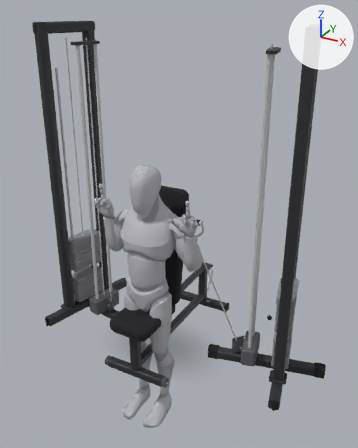
Renders of the glTF model app/src/main/assets/mannequins/cable_shoulder_press.glb from each side of a commit.
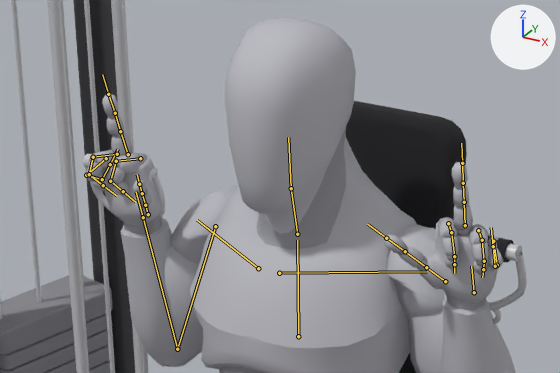
Old and new are each drawn whole from a camera (50 mm lens) standing at (1.53, -2.54, 2.28) and looking at (0.02, 0.21, 0.9) and again close up on the part from 20% to 59% of the width and 36% to 57% of the height. Arrows for +X, +Y and +Z are at upper right; the lights stay in place. The first two pictures are the older version. Both versions are drawn at frame 24 of the action 'lowering'; the numbers are the values there. The bones that change, and the others that lie on the model, are drawn over the model as lines in the close-ups.

Names of what the first close-up shows: 'bench_4', 'body', 'body_1', 'cable_column_r_11', 'cable_column_r_12', 'cable_column_r_2', 'cable_column_r_27', 'cable_column_r_28', 'cable_column_r_29', 'cable_column_r_42', 'cable_column_r_43', 'cable_handle_l_2' and 9 more.
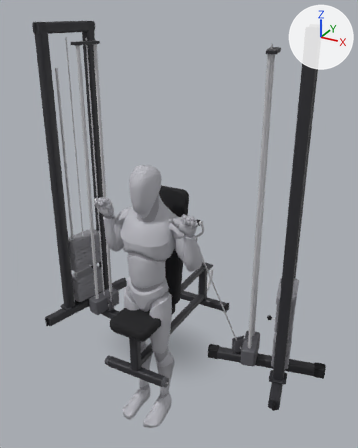
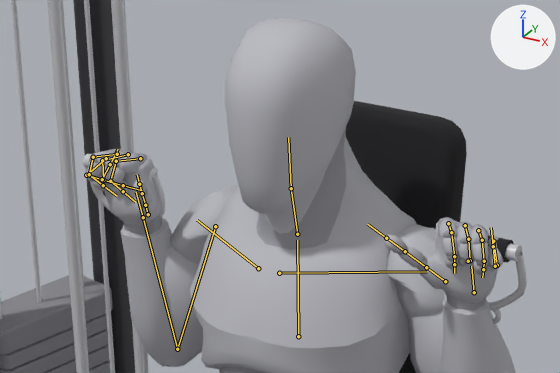
Boxes [x1, y1, x2, y2] around the edits, measured in the close-ups (560 x 373 px):
'body', posed: [86, 18, 516, 373] in both
'body_1', posed: before [85, 112, 502, 373]; after [85, 127, 502, 373]
bone 'middle_01_l', root to tip: before (465, 225) to (464, 202); after (465, 225) to (468, 239)
bone 'middle_02_l', root to tip: before (464, 202) to (463, 183); after (468, 239) to (470, 260)
bone 'middle_03_l', root to tip: before (463, 183) to (462, 163); after (470, 260) to (468, 261)
bone 'middle_01_r', root to tip: before (128, 154) to (120, 131); after (128, 154) to (102, 160)
bone 'middle_02_r', root to tip: before (120, 131) to (115, 113); after (102, 160) to (103, 180)
bone 'middle_03_r', root to tip: before (115, 113) to (108, 94); after (103, 180) to (123, 185)

The edits, one by one:
Bone 'middle_01_l' (bone_middle_01_l) turns from (0, 0, 0) to (61, 23, -38) degrees about its own x, y and z.
Bone 'middle_02_l' (bone_middle_02_l) turns from (0, 0, 0) to (65, 26, -40) degrees about its own x, y and z.
Bone 'middle_03_l' (bone_middle_03_l) turns from (0, 0, 0) to (49, 15, -32) degrees about its own x, y and z.
Bone 'middle_01_r' (bone_middle_01_r) turns from (0, 0, 0) to (61, -23, 38) degrees about its own x, y and z.
Bone 'middle_02_r' (bone_middle_02_r) turns from (0, 0, 0) to (65, -26, 40) degrees about its own x, y and z.
Bone 'middle_03_r' (bone_middle_03_r) turns from (0, 0, 0) to (49, -15, 32) degrees about its own x, y and z.
